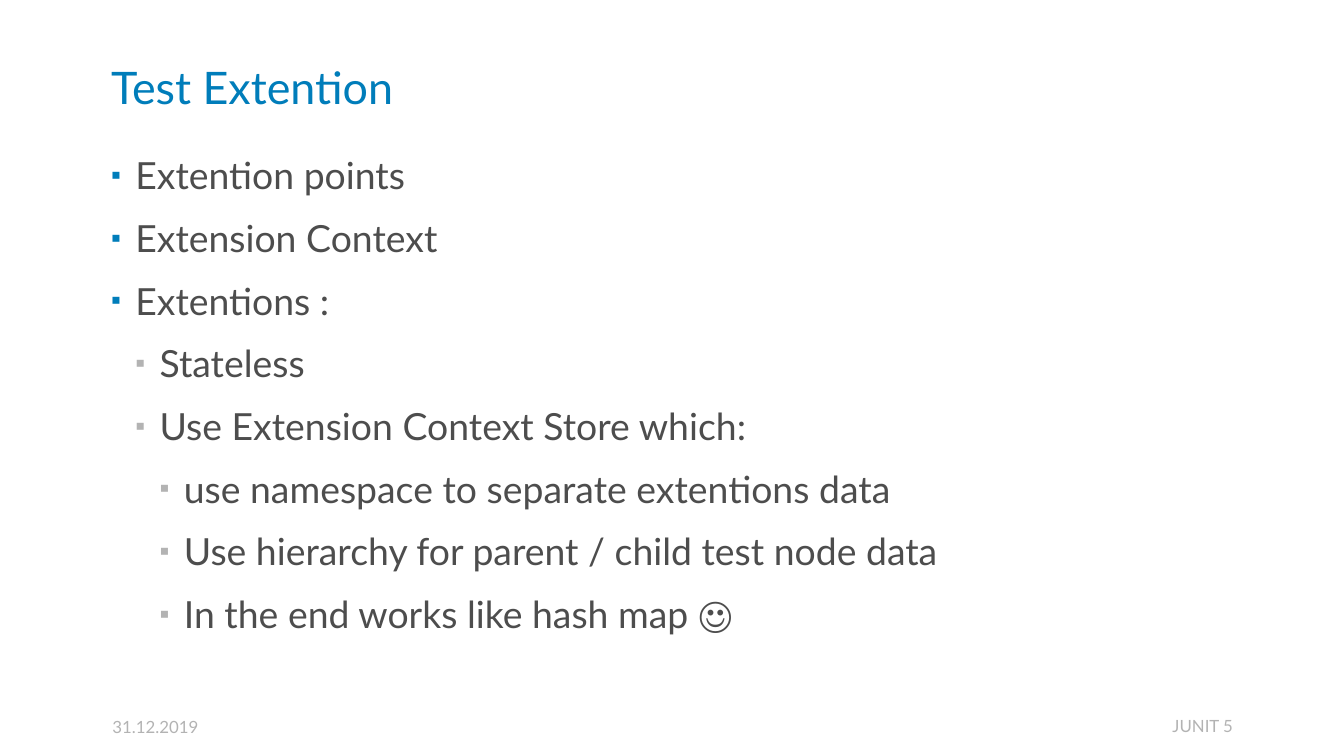
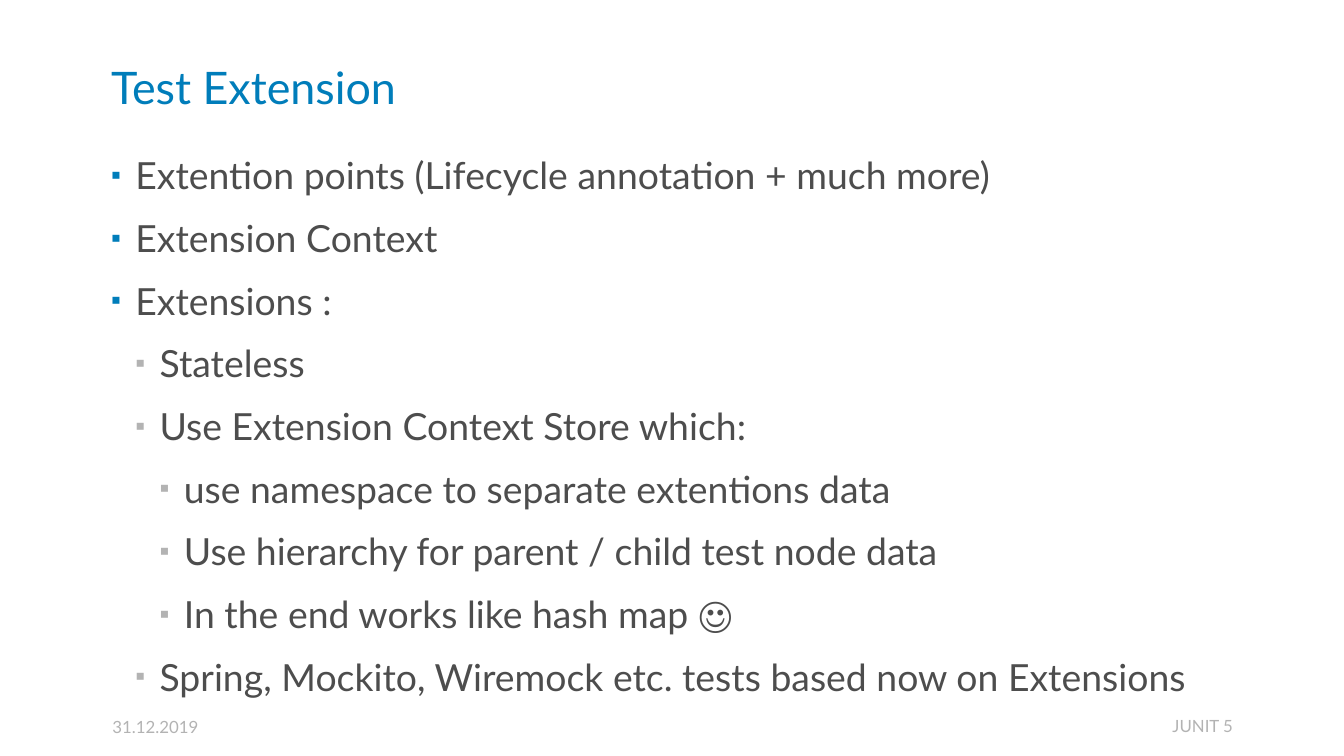
Before and after one commit to HellSpawn287/pf-presentations, a slide deck: slide 17 of ZJAVA/Junit5/Junit5 - ZJAVA.pptx. Drawn at 1344x756 pixels with LibreOffice and Linux fonts; fonts in the diff are those of the drawing. Boxes give left, top, right and bottom in pixels: in the first picture for what was removed or moved away, otherwise in the second. Text is boxed around its words. In the diff, an @@ line names an element or a change of style, - is before the commit and + after.

```diff
--- a/ZJAVA/Junit5/Junit5 - ZJAVA.pptx
+++ b/ZJAVA/Junit5/Junit5 - ZJAVA.pptx
@@ title at box(111, 71, 396, 105): text changed @@
-Test Extention
+Test Extension
@@ text at box(135, 160, 990, 196): text changed @@
-▪ Extention points
+▪ Extention points (Lifecycle annotation + much more)
@@ text at box(135, 288, 312, 316): text changed @@
-▪ Extentions :
+▪ Extensions :
@@ text at box(160, 663, 1185, 698): paragraph added @@
+  ▪ Spring, Mockito, Wiremock etc. tests based now on Extensions
```
Also in this commit, not shown: 2 other slides changed, 1 slide added.
